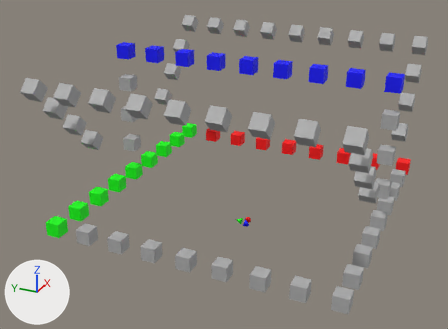
The OBJ model examples/models/Axis.obj, before and after one commit.
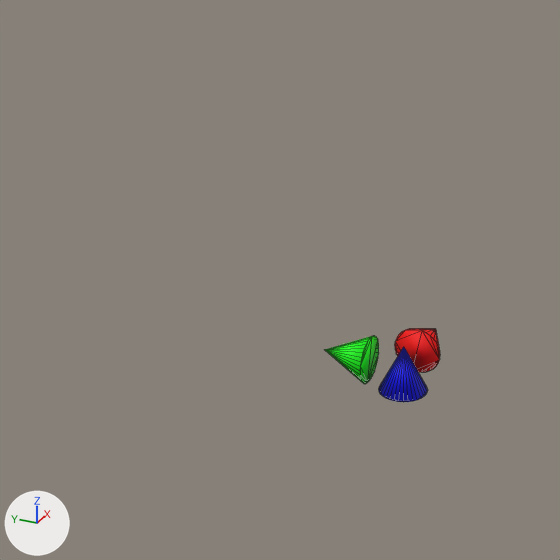
There are two pictures of each version: one whole from a 50 mm lens placed at (-7.84, -3.15, 4.34), pointed at (-0.24, 0.27, 0.54), one close up on the part from 43% to 59% of the width and 53% to 75% of the height. Lighting does not change. The marker at lower left points along +X, +Y and +Z. The close-ups show mesh edges as thin lines. Where no turn or scale is listed for an object, it has been applied to the vertices.

In view in the first close-up: 'X_Cone.002', 'Y_Cone', 'Z_Cone.001'.
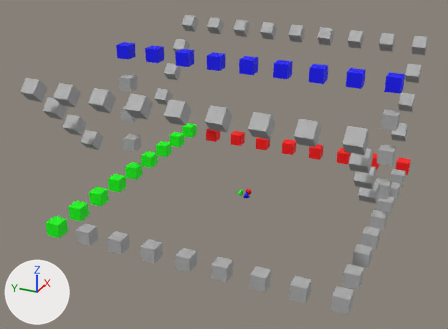
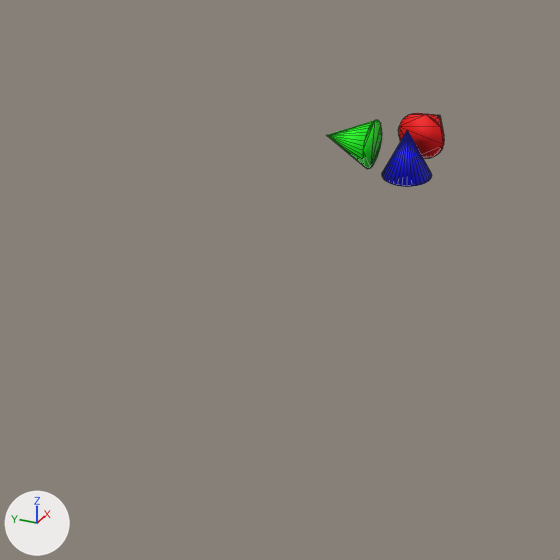
Where the change shows, as pixel boxes (x1, y1, x2, y2) in the close-ups (560 x 560 px):
```json
{"object": "Z_Cone.001", "change": "mesh moved", "before": [379, 347, 428, 402], "after": [382, 130, 432, 187]}
{"object": "Y_Cone", "change": "reshaped", "before": [325, 336, 379, 384], "after": [327, 120, 382, 169]}
{"object": "X_Cone.002", "change": "reshaped", "before": [395, 329, 440, 372], "after": [398, 113, 444, 159], "on screen": "7% taller"}
{"part": 1, "of": "me_x_cone_002", "change": "deleted", "before": [395, 329, 440, 372], "on screen": "red"}
{"part": 2, "of": "me_x_cone_002", "change": "added", "after": [398, 113, 444, 159], "on screen": "red"}
{"part": 3, "of": "me_y_cone", "change": "deleted", "before": [325, 336, 379, 384], "on screen": "green"}
{"part": 4, "of": "me_y_cone", "change": "added", "after": [327, 120, 382, 169], "on screen": "green"}
```

Edits to the scene script, one JSON object a line:
```json
{"block": "me_x_cone_002", "where": "# used by ob_x_cone_002; location = (0.0, 0.0, 0.0)"}
{"op": "remove", "block": "me_x_cone_002", "code": "me_x_cone_002.from_pydata(...)  # 33 vertices, 62 faces; spans x 0.0756..0.1756, y -0.0474..0.0526, z -0.5484..-0.4484"}
{"op": "add", "block": "me_x_cone_002", "code": "me_x_cone_002.from_pydata(...)  # 33 vertices, 62 faces; spans x 0.0756..0.1756, y -0.0474..0.0526, z -0.0553..0.0447"}
{"block": "me_x_cone_002", "change": "me_x_cone_002 part 1: the whole mesh is rebuilt"}
{"block": "me_x_cone_002", "change": "me_x_cone_002 part 2"}
{"block": "me_x_cone_002", "change": "33 vertices are added at x 0.0756..0.1756, y -0.0474..0.0526, z -0.0553..0.0447"}
{"block": "me_x_cone_002", "change": "62 new faces join them"}
{"block": "me_y_cone", "where": "# used by ob_y_cone; location = (0.0, 0.0, 0.0)"}
{"op": "remove", "block": "me_y_cone", "code": "me_y_cone.from_pydata(...)  # 33 vertices, 62 faces; spans x -0.0494..0.0506, y 0.0776..0.1776, z -0.5484..-0.4484"}
{"op": "add", "block": "me_y_cone", "code": "me_y_cone.from_pydata(...)  # 33 vertices, 62 faces; spans x -0.0494..0.0506, y 0.0776..0.1776, z -0.0553..0.0447"}
{"block": "me_y_cone", "change": "me_y_cone part 3: the whole mesh is rebuilt"}
{"block": "me_y_cone", "change": "me_y_cone part 4"}
{"block": "me_y_cone", "change": "33 vertices are added at x -0.0494..0.0506, y 0.0776..0.1776, z -0.0553..0.0447"}
{"block": "me_y_cone", "change": "62 new faces join them"}
{"block": "me_z_cone_001", "where": "me_z_cone_001.from_pydata(...)  # 33 vertices, 62 faces; spans x -0.0494..0.0506, y -0.0474..0.0526, z -0.5511..-0.4511"}
{"block": "me_z_cone_001", "where": "# used by ob_z_cone_001; location = (0.0, 0.0, 0.0)"}
{"block": "me_z_cone_001", "change": "me_z_cone_001 part 5: the whole mesh is moved by (0.0, 0.0, 0.4931)"}
```
